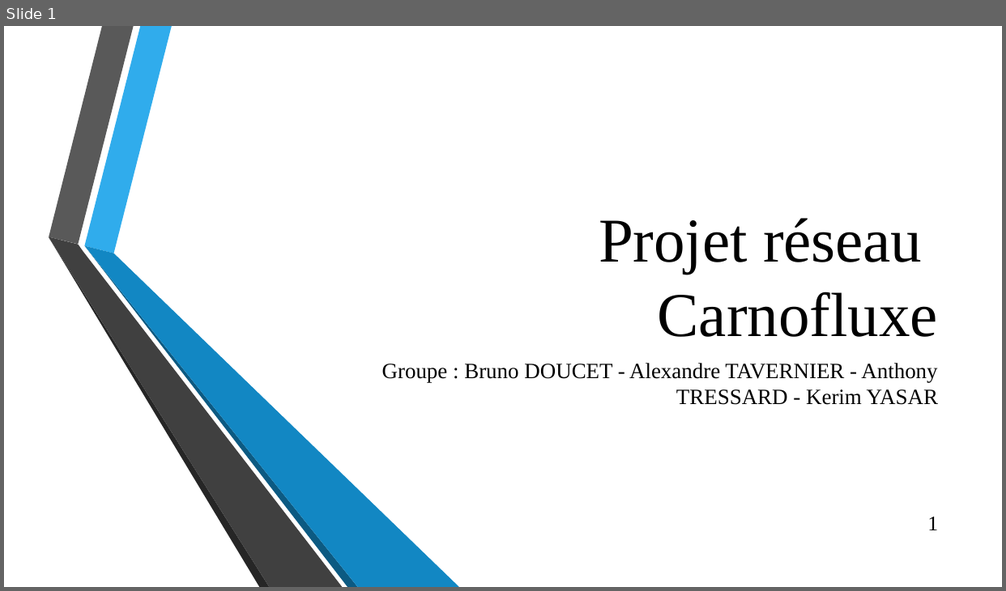
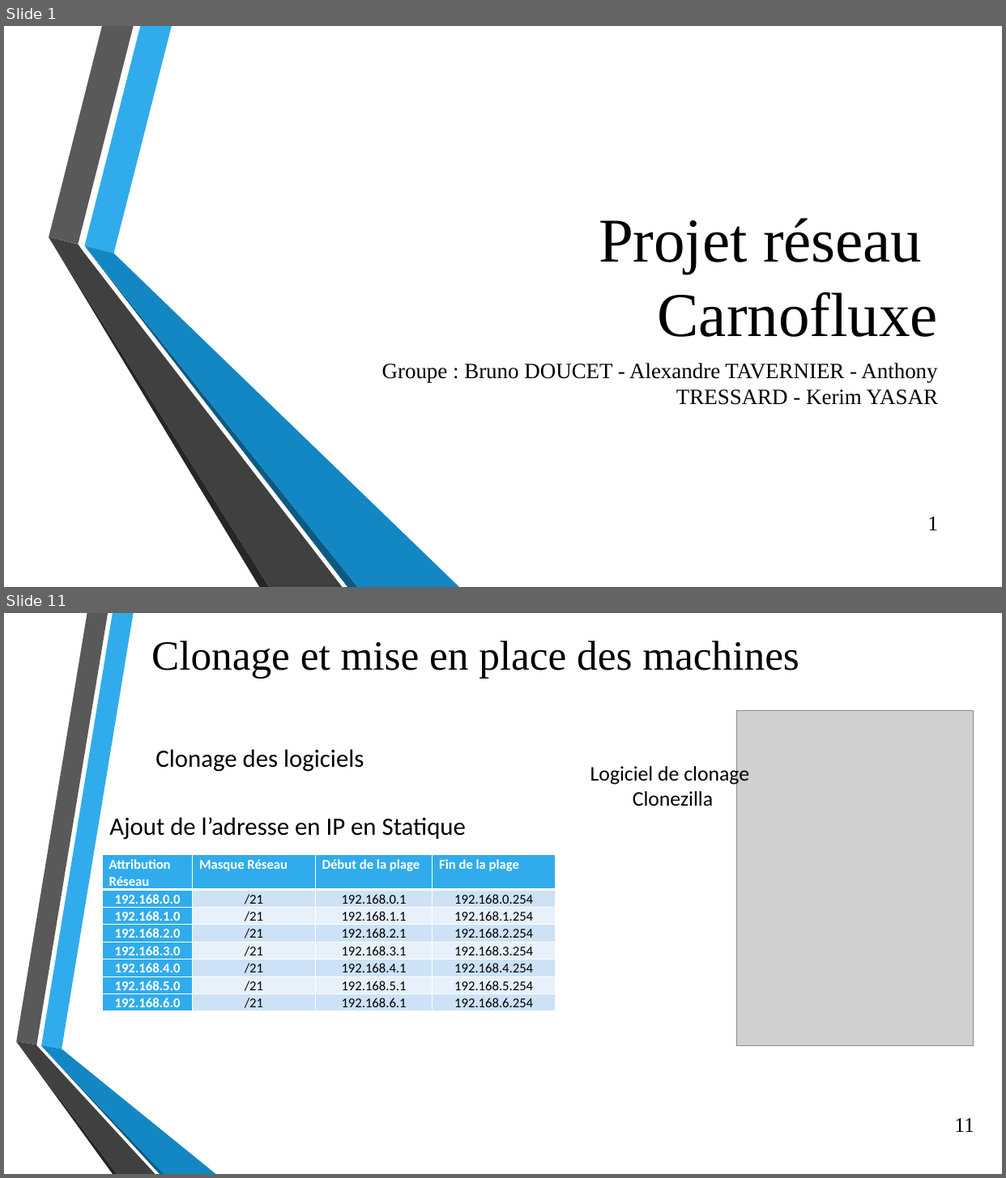
Before and after one commit to Efiria/Carnofluxe, a slide deck: Presentation2.pptx. Shown one above the other, each under a label of ours: slide 1 before the commit, slides 1 and 11 after it; the slides between them are not shown. The pictures are 1006x591 and 1006x1178 pixels, drawn with LibreOffice and Linux fonts; fonts in the diff are those of the drawing; grey boxes stand for pictures; background and template pictures are left out. Boxes give left, top, right and bottom in pixels: in the first picture for what was removed or moved away, otherwise in the second. Text is boxed around its words. In the diff, an @@ line names an element or a change of style, - is before the commit and + after.

```diff
--- a/Presentation2.pptx
+++ b/Presentation2.pptx
@@ slide 11 added at (4, 613, 1002, 1174), background picture (left out) @@
@@ title added at (151, 641, 799, 679), 40 pt, text #000000 @@
+Clonage et mise en place des machines
@@ picture added at (737, 711, 974, 1046) @@
@@ text added at (155, 749, 364, 772), 24 pt, text #000000 @@
+Clonage des logiciels
@@ text added at (590, 764, 749, 806), 20 pt, text #000000 @@
+Logiciel de clonage
+Clonezilla
@@ text added at (109, 817, 466, 840), 24 pt, text #000000 @@
+Ajout de l’adresse en IP en Statique
@@ table added at (102, 855, 555, 1015), 8 rows, 4 columns @@
+Attribution Réseau | Masque Réseau | Début de la plage | Fin de la plage
+192.168.0.0 | /21 | 192.168.0.1 | 192.168.0.254
+192.168.1.0 | /21 | 192.168.1.1 | 192.168.1.254
+192.168.2.0 | /21 | 192.168.2.1 | 192.168.2.254
+192.168.3.0 | /21 | 192.168.3.1 | 192.168.3.254
+192.168.4.0 | /21 | 192.168.4.1 | 192.168.4.254
+192.168.5.0 | /21 | 192.168.5.1 | 192.168.5.254
+192.168.6.0 | /21 | 192.168.6.1 | 192.168.6.254
@@ group added at (16, 613, 216, 1174): 6 freeform shapes @@
@@ page number added at (954, 1118, 974, 1132), 20 pt, text #000000 @@
+11
```
Also in this commit, not shown: 7 slides changed, 4 other slides added, 4 slides removed.
